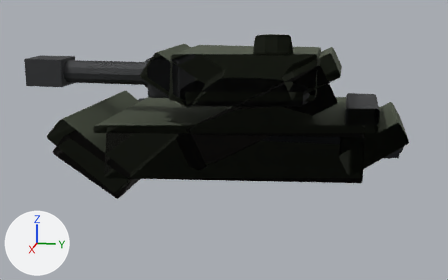
Two versions of the Blender file assets/models/map_units/blender/map_units.blend, one commit apart.
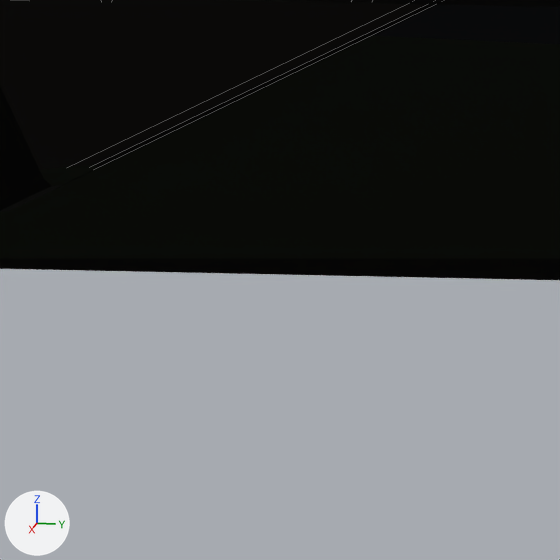
Old and new are each drawn whole from a 50 mm lens placed at (13.41, 2.25, 4.35), pointed at (-0.63, -0.56, 0.84) and again close up on the part from 44% to 65% of the width and 48% to 82% of the height. The axes (+X, +Y, +Z) are drawn at lower left. The lights are the same throughout. The last two pictures show the newer version. The close-ups show mesh edges as thin lines. Everything nearer to the camera than a plane just in front of the edit is cut away.

The first close-up shows 'tank_hull', 'tank_track_left', 'tank_wreck'.
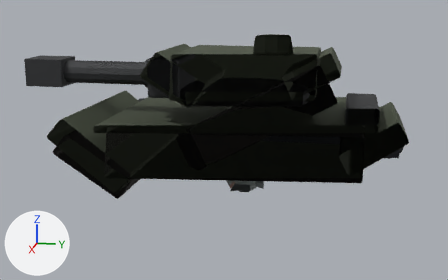
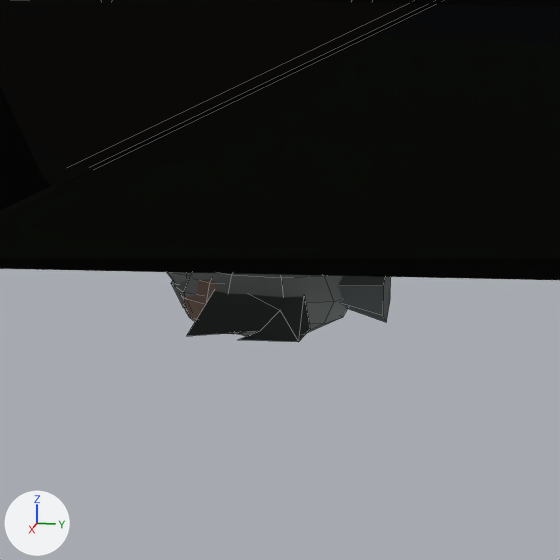
Where the change shows, as pixel boxes [x1, y1, x2, y2] in the close-ups (560 x 560 px):
'pigeon_body', added
    after: [167, 272, 391, 336]
    faces in mat_pigeonbody (grey #909795): [167, 272, 347, 336]
    faces in mat_pigeonwing (grey #767c7c): [338, 276, 391, 322]
    faces in mat_pigeonneck (brown #9e8176): [182, 279, 236, 334]
'pigeon_wing', added
    after: [187, 291, 310, 342]

Patch to the scene script:
```diff
--- a/assets/models/map_units/blender/map_units.blend.py
+++ b/assets/models/map_units/blender/map_units.blend.py
@@ mat_pigeonwing @@
+mat_pigeonwing = principled_material('PigeonWing')
+mat_pigeonwing.base_color = (0.18, 0.2, 0.2)  # grey #767c7c
+mat_pigeonwing.roughness = 0.92
@@ mat_pigeonbody @@
+mat_pigeonbody = principled_material('PigeonBody')
+mat_pigeonbody.base_color = (0.28, 0.31, 0.3)  # grey #909795
+mat_pigeonbody.roughness = 0.9
@@ mat_pigeonneck @@
+mat_pigeonneck = principled_material('PigeonNeck')
+mat_pigeonneck.base_color = (0.34, 0.22, 0.18)  # brown #9e8176
+mat_pigeonneck.roughness = 0.8
@@ mat_pigeonbeak @@
+mat_pigeonbeak = principled_material('PigeonBeak')
+mat_pigeonbeak.base_color = (0.58, 0.38, 0.15)  # orange #c8a66c
+mat_pigeonbeak.roughness = 0.75
@@ me_pigeon_wing_mesh @@
+me_pigeon_wing_mesh.from_pydata([(0.02, -0.16, 0.035), (0.62, -0.18, 0.0), (0.67, 0.02, 0.015), (0.56, 0.23, -0.015), (0.12, 0.18, 0.025), (0.52, 0.08, 0.005), (0.42, 0.25, -0.01), (0.31, 0.12, 0.02)], [], [(0, 1, 5, 7), (7, 5, 2, 3), (7, 3, 4, 0), (3, 6, 4)])
+me_pigeon_wing_mesh.materials.append(mat_pigeonwing)  # grey #767c7c
@@ me_pigeon_body_mesh @@
+me_pigeon_body_mesh.from_pydata(...)  # a UV sphere (10 segments, 6 rings, poles along z) spanning x -0.171..0.171, y -0.36..0.36, z -0.19..0.19, material slot 0; a UV sphere (10 segments, 6 rings, poles along z) spanning x -0.162..0.162, y -0.33..0.07, z -0.185..0.135, material slot 1; a UV sphere (8 segments, 5 rings, poles along z) spanning x -0.1..0.1, y -0.394..-0.166, z -0.01..0.21, material slot 0; a 6-sided cut cone along y (radius 0.008 at the low end, 0.055 at the high end) spanning x -0.048..0.048, y -0.455..-0.325, z 0.035..0.145, material slot 2; a 6-sided cut cone along y (radius 0.035 at the low end, 0.12 at the high end) spanning x -0.104..0.104, y 0.2..0.48, z -0.105..0.135, material slot 3
+me_pigeon_body_mesh.materials.append(mat_pigeonbody)  # grey #909795
+me_pigeon_body_mesh.materials.append(mat_pigeonneck)  # brown #9e8176
+me_pigeon_body_mesh.materials.append(mat_pigeonbeak)  # orange #c8a66c
+me_pigeon_body_mesh.materials.append(mat_pigeonwing)  # grey #767c7c
@@ ob_pigeon_wing @@
+ob_pigeon_wing = bpy.data.objects.new('pigeon_wing', me_pigeon_wing_mesh)
+ob_pigeon_wing.location = (0.0, 0.0, 0.0)
@@ ob_pigeon_body @@
+ob_pigeon_body = bpy.data.objects.new('pigeon_body', me_pigeon_body_mesh)
+ob_pigeon_body.location = (0.0, 0.0, 0.0)
```
